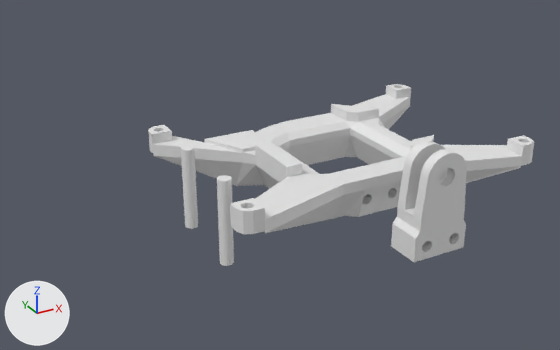
Before and after pictures for a commit that changed the Blender file lapsterbator_screen_brace.blend.
One viewpoint serves both versions: a 50 mm lens placed at (-4.76, -7.25, 3.39), pointed at (-0.92, -0.26, -0.1). Arrows for +X, +Y and +Z are at lower left; the lights stay in place.

Names of what the first picture shows: 'Antech GoPro Bracket', 'Cylinder', 'Cylinder.001', 'brace'.
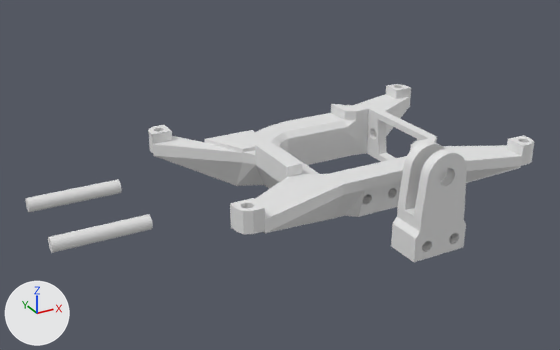
What changed in the scene script:
```text
Change me_grid:
    used by ob_brace; location = (0.0, 0.0, 0.0)
    remove me_grid.from_pydata(...)  # 1255 vertices, 916 faces; spans x -1.92..1.92, y -1.33..1.33, z -0.5..0.13
    add me_grid.from_pydata(...)  # 1391 vertices, 1009 faces; spans x -1.92..1.92, y -1.33..1.33, z -0.5..0.13
    me_grid part 1
    40 vertices are removed from x 0.56..1.0, y -0.56..0.56, z -0.5..0.12
    60 faces are deleted
    14 vertices in x -0.33..1.0, y 0.55..0.56, z -0.15..-0.07 move by (0.0, 0.05, 0.0)
    9 vertices in x -0.47..0.56, y 0.49..0.65, z -0.15..0.12 move by (0.0, 0.04, 0.0)
    10 vertices move from x -0.48..1.67, y -1.08..1.08, z -0.5..-0.12 to x -0.48..1.67, y -1.08..1.08, z -0.5..0.05
    98 vertices are added at x 0.56..1.0, y -0.62..0.61, z -0.5..0.13
    72 new vertices lie (0.12, 0.0, 0.0) away from vertices in x 0.56..0.88, y -0.62..0.65, z -0.5..0.05
    6 new vertices lie (0.0, 0.0, 0.08) away from vertices in x 0.8..1.0, y -0.41..0.41, z -0.5
    153 new faces join them
Change ob_cylinder_001:
    ob_cylinder_001.location: (-1.709, -0.492, -0.383) -> (-3.042, -0.492, -0.184)
    ob_cylinder_001.rotation_euler: (0.0, 0.0, 0.0) -> (0.0, 1.571, 0.0)  # degrees (0, 0, 0) -> degrees (0, 90, 0)
Change ob_cylinder:
    ob_cylinder.location: (-1.709, 0.492, -0.383) -> (-3.042, 0.492, -0.184)
    ob_cylinder.rotation_euler: (0.0, 0.0, 0.0) -> (0.0, 1.571, 0.0)  # degrees (0, 0, 0) -> degrees (0, 90, 0)
```

Location of each change, (x1, y1, x2, y2) in pixels of the pictures (560 x 350 px):
'Cylinder.001', moved, turned: before (217, 175, 234, 266); after (48, 214, 153, 253)
'Cylinder', moved, turned: before (181, 145, 198, 229); after (25, 179, 122, 212)
part 1 of me_grid, built on: (255, 96, 507, 165) in both
